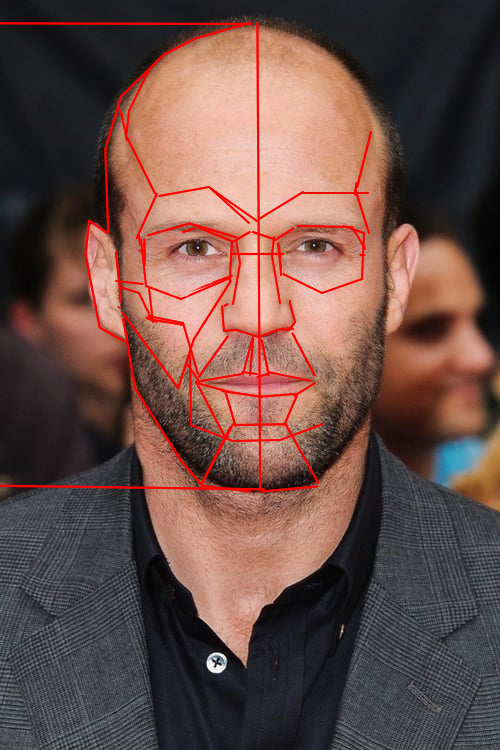
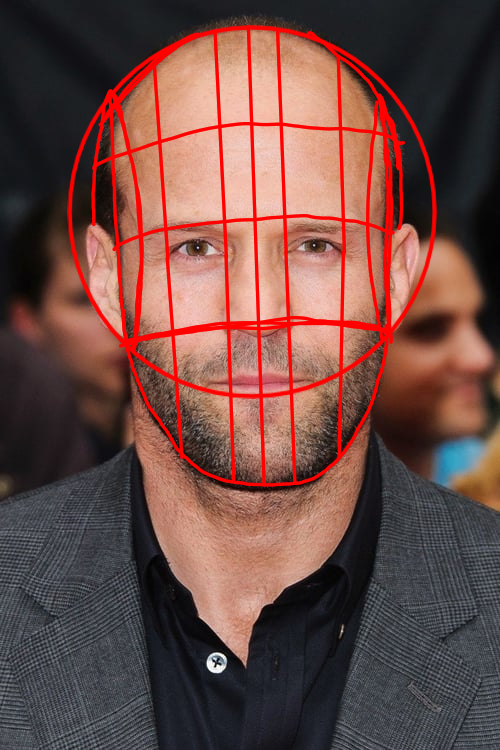
Comparing the layer stacks of the two (500, 750) images. Changes:
painted on "Paint Layer 1" over [0, 21, 437, 493]
painted on "Background" over [0, 21, 437, 493]
